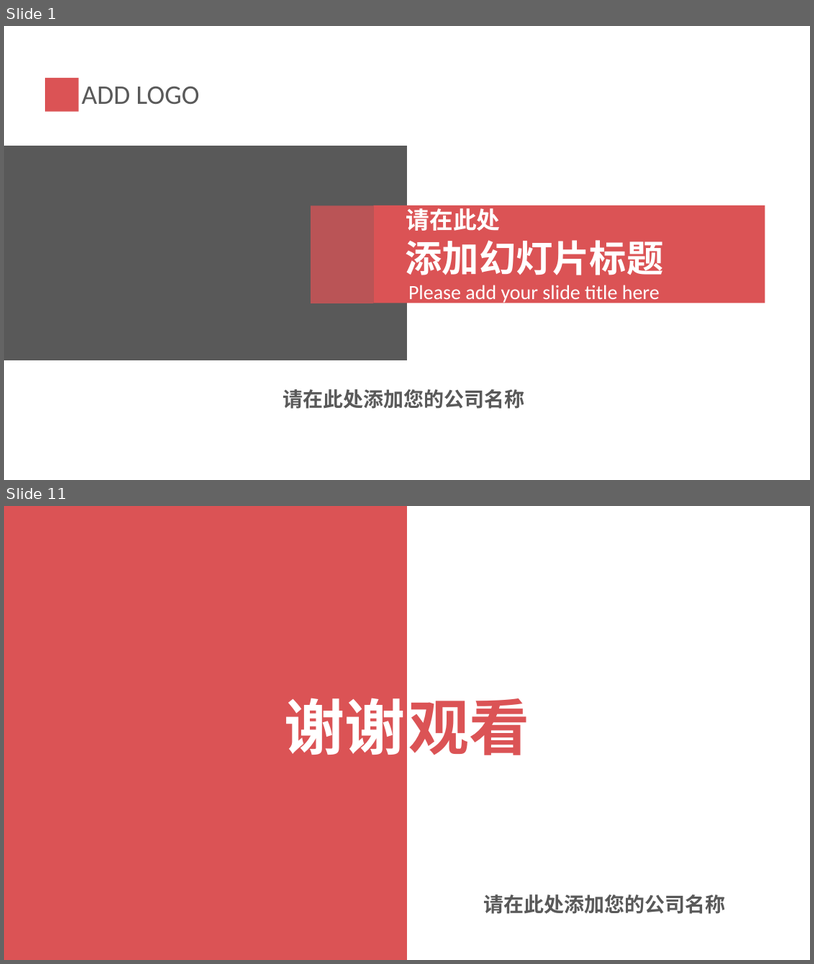
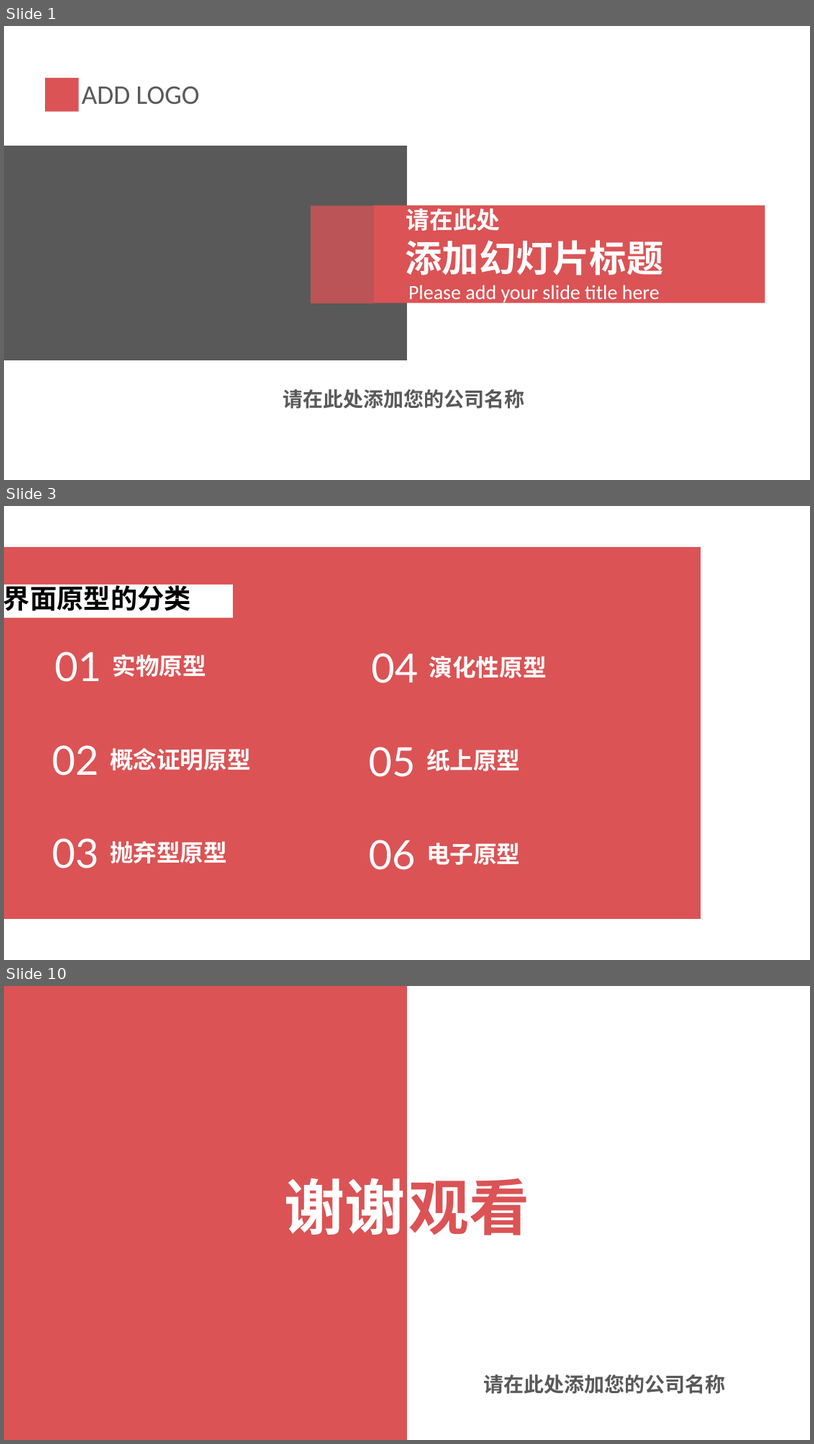
Before and after one commit to PRD2018-G03/PRD2018-G03-SoftwareEngineeringProject, a slide deck: 非受控文档/2_叶柏成/PPT/红灰配色简洁实用PPT模板.pptx. Shown one above the other, each under a label of ours: slides 1 and 11 before the commit, slides 1, 3 and 10 after it; the slides between them are not shown. The pictures are 814x964 and 814x1444 pixels, drawn with LibreOffice and Linux fonts; fonts in the diff are those of the drawing. Boxes give left, top, right and bottom in pixels: in the first picture for what was removed or moved away, otherwise in the second. Text is boxed around its words. In the diff, an @@ line names an element or a change of style, - is before the commit and + after.

```diff
--- a/非受控文档/2_叶柏成/PPT/红灰配色简洁实用PPT模板.pptx
+++ b/非受控文档/2_叶柏成/PPT/红灰配色简洁实用PPT模板.pptx
@@ slide 3 added at (4, 506, 810, 960), background #FFFFFF @@
@@ rectangle added at (4, 547, 701, 919), fill #DB5355 @@
@@ rectangle added at (4, 584, 233, 618), fill #FFFFFF @@
@@ text added at (4, 581, 191, 615), 32 pt, text #000000, bold @@
+界面原型的分类
@@ text added at (54, 651, 101, 682), 48 pt, text #FFFFFF @@
+01
@@ text added at (113, 654, 207, 677), 28 pt, text #FFFFFF, bold @@
+实物原型
@@ text added at (371, 653, 418, 683), 48 pt, text #FFFFFF @@
+04
@@ text added at (430, 656, 547, 678), 28 pt, text #FFFFFF, bold @@
+演化性原型
@@ text added at (52, 745, 99, 775), 48 pt, text #FFFFFF @@
+02
@@ text added at (110, 748, 251, 770), 28 pt, text #FFFFFF, bold @@
+概念证明原型
@@ text added at (369, 746, 416, 777), 48 pt, text #FFFFFF @@
+05
@@ text added at (427, 749, 521, 771), 28 pt, text #FFFFFF, bold @@
+纸上原型
@@ text added at (52, 838, 99, 868), 48 pt, text #FFFFFF @@
+03
@@ text added at (110, 841, 227, 863), 28 pt, text #FFFFFF, bold @@
+抛弃型原型
@@ text added at (369, 839, 416, 870), 48 pt, text #FFFFFF @@
+06
@@ text added at (427, 842, 521, 865), 28 pt, text #FFFFFF, bold @@
+电子原型
@@ what was slide 11 is now slide 10 @@
```
Also in this commit, not shown: 7 other slides added, 9 slides removed.
